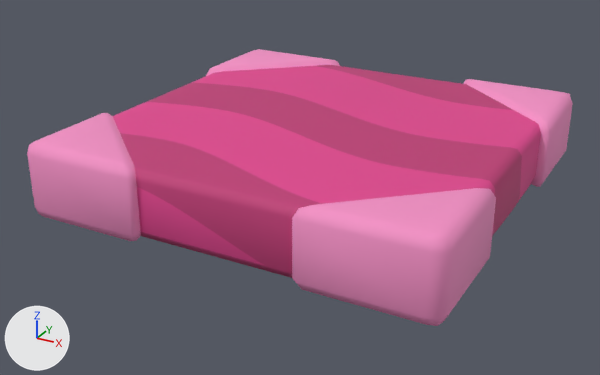
What one commit did to the glTF model assets/models/rubber.glb.
Rendered twice from a camera (50 mm lens) standing at (0.145, -0.282, 0.122) and looking at (-0.005, -0.01, -0.014). Lighting does not change. The marker at lower left points along +X, +Y and +Z.

Before the edit, the objects in view are built like this:
```python
me_cube_001 = bpy.data.meshes.new('Cube.001')
me_cube_001.from_pydata(...)  # 226 vertices, 448 faces; spans x -0.082..0.082, y -0.082..0.082, z -0.015..0.015
me_cube_001.materials.append(mat_rubber)  # picture img_rubber
ob_rubber = bpy.data.objects.new('rubber', me_cube_001)
ob_rubber.location = (0.0, 0.0, 0.0)
```
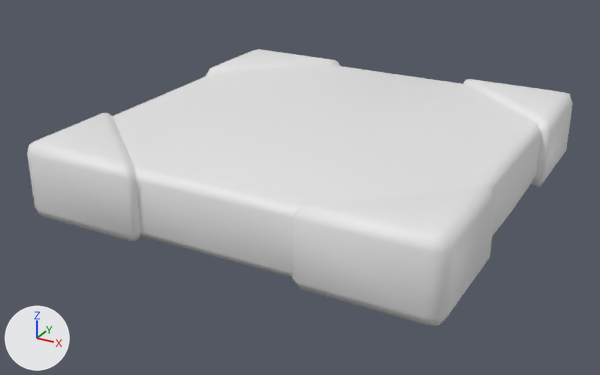
Edits to the bpy script that builds the scene:
```text
Change me_cube_001:
    where me_cube_001.from_pydata(...)  # 226 vertices, 448 faces; spans x -0.082..0.082, y -0.082..0.082, z -0.015..0.015
    remove me_cube_001.materials.append(mat_rubber)  # picture img_rubber
```

Location of each change, (x1, y1, x2, y2) in pixels of the pictures (600 x 375 px):
'rubber', recoloured (pink to white): (27, 49, 573, 326) in both
